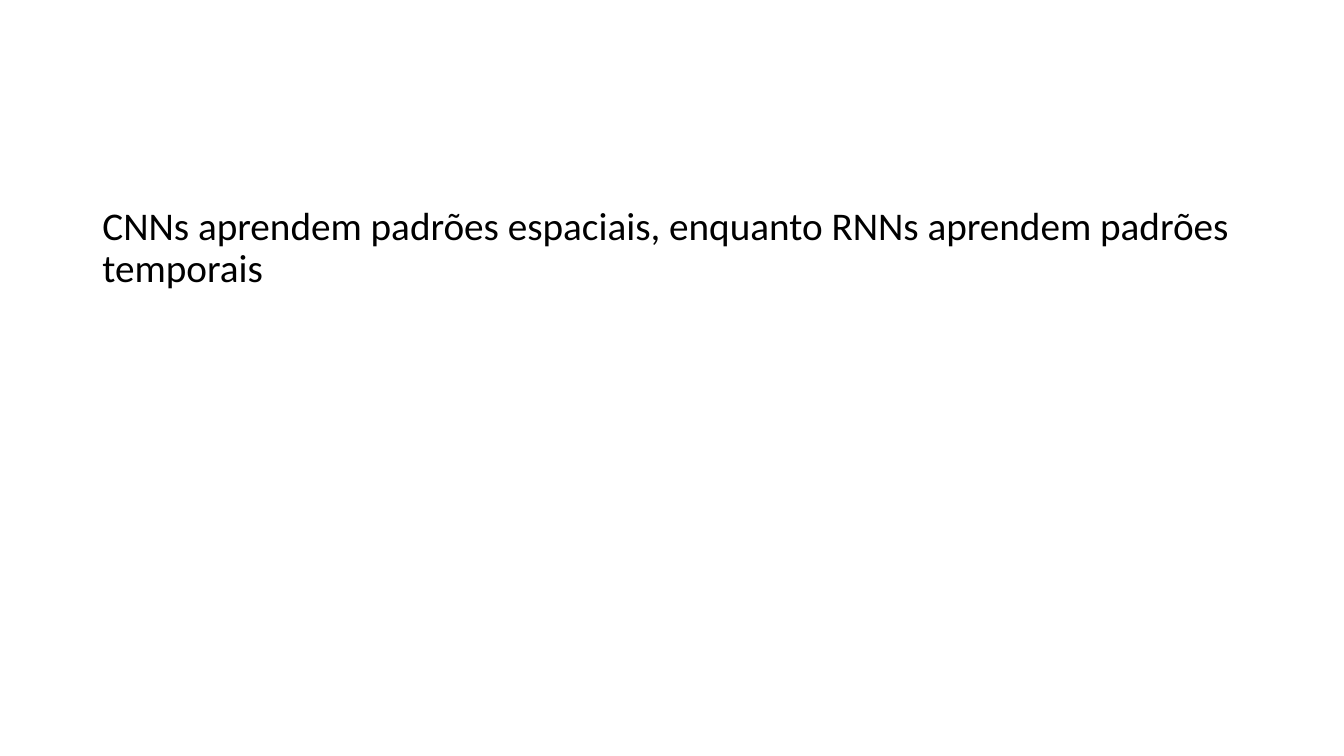
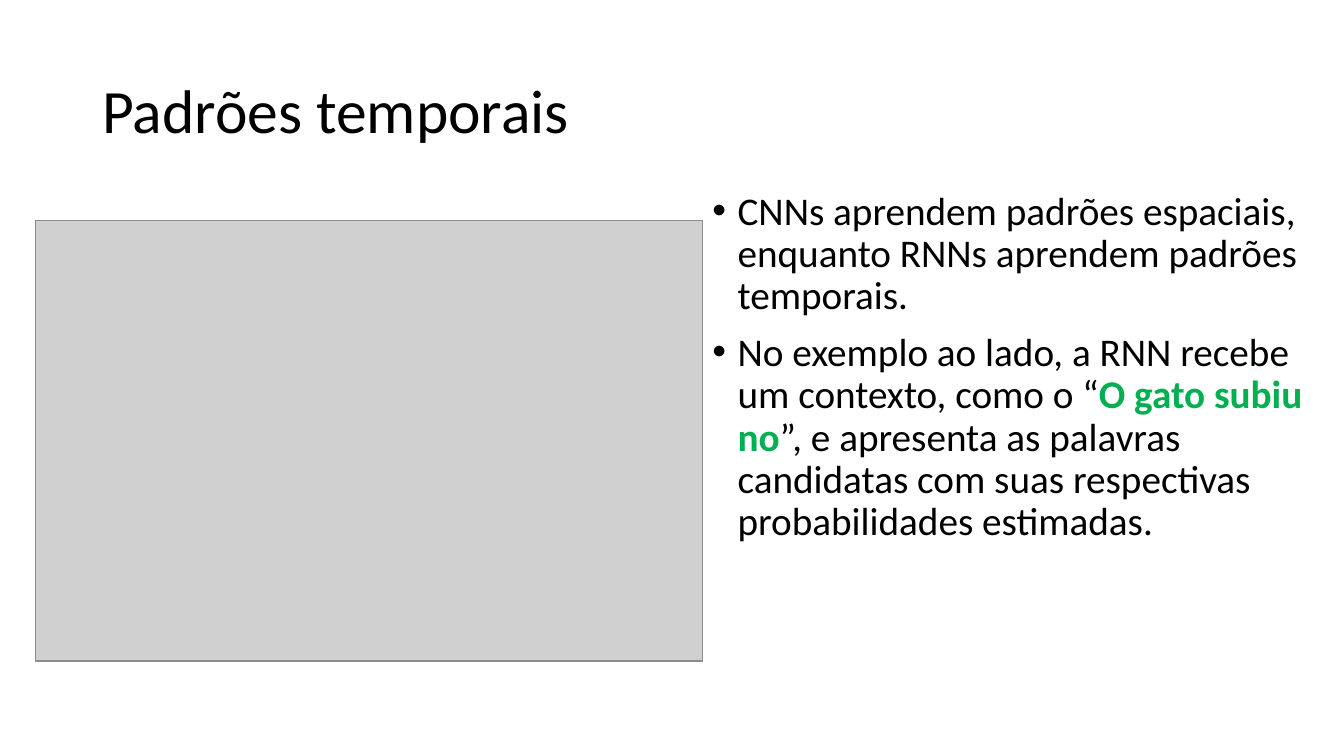
Before and after one commit to zz4fap/c24_inteligencia_artificial, a slide deck: slide 7 of slides/C24_RNN.pptx. Drawn at 1344x756 pixels with LibreOffice and Linux fonts; fonts in the diff are those of the drawing; grey boxes stand for pictures. Boxes give left, top, right and bottom in pixels: in the first picture for what was removed or moved away, otherwise in the second. Text is boxed around its words. In the diff, an @@ line names an element or a change of style, - is before the commit and + after.

Commit message:
new slides

```diff
--- a/slides/C24_RNN.pptx
+++ b/slides/C24_RNN.pptx
@@ title added at box(102, 90, 569, 143), 44 pt, text #000000 @@
+Padrões temporais
@@ text at box(738, 197, 1302, 542): text changed @@
-CNNs aprendem padrões espaciais, enquanto RNNs aprendem padrões temporais
+• CNNs aprendem padrões espaciais, enquanto RNNs aprendem padrões temporais.
+• No exemplo ao lado, a RNN recebe um contexto, como o “O gato subiu no”, e apresenta as palavras candidatas com suas respectivas probabilidades estimadas.
@@ picture added at box(35, 221, 703, 661) @@
```
Also in this commit, not shown: 1 slide added, 1 other file.
